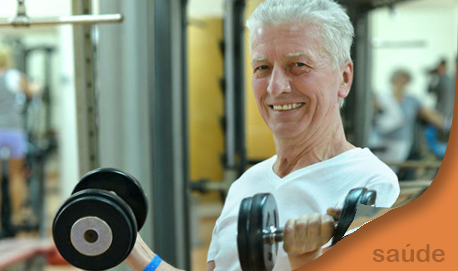
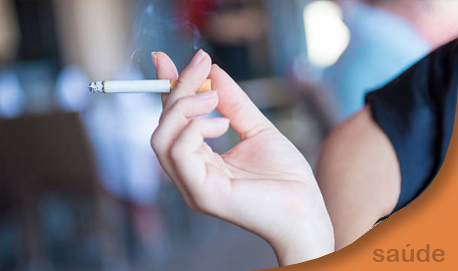
Comparing the layer stacks of the two 458px x 271px images. Changes:
renamed "Camada 2" to "Camada 4", painted on it over [0, 0, 458, 271]
